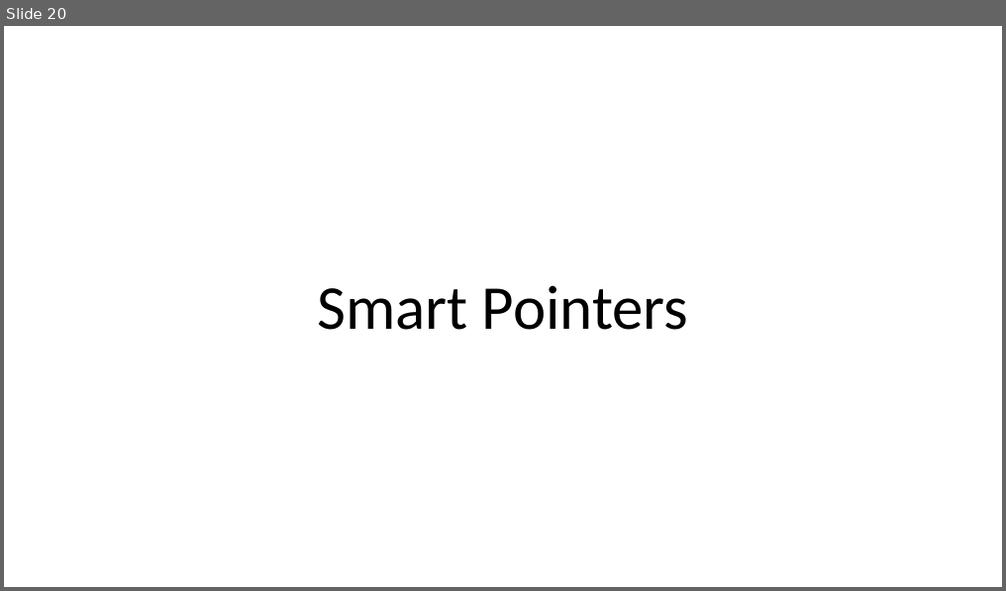
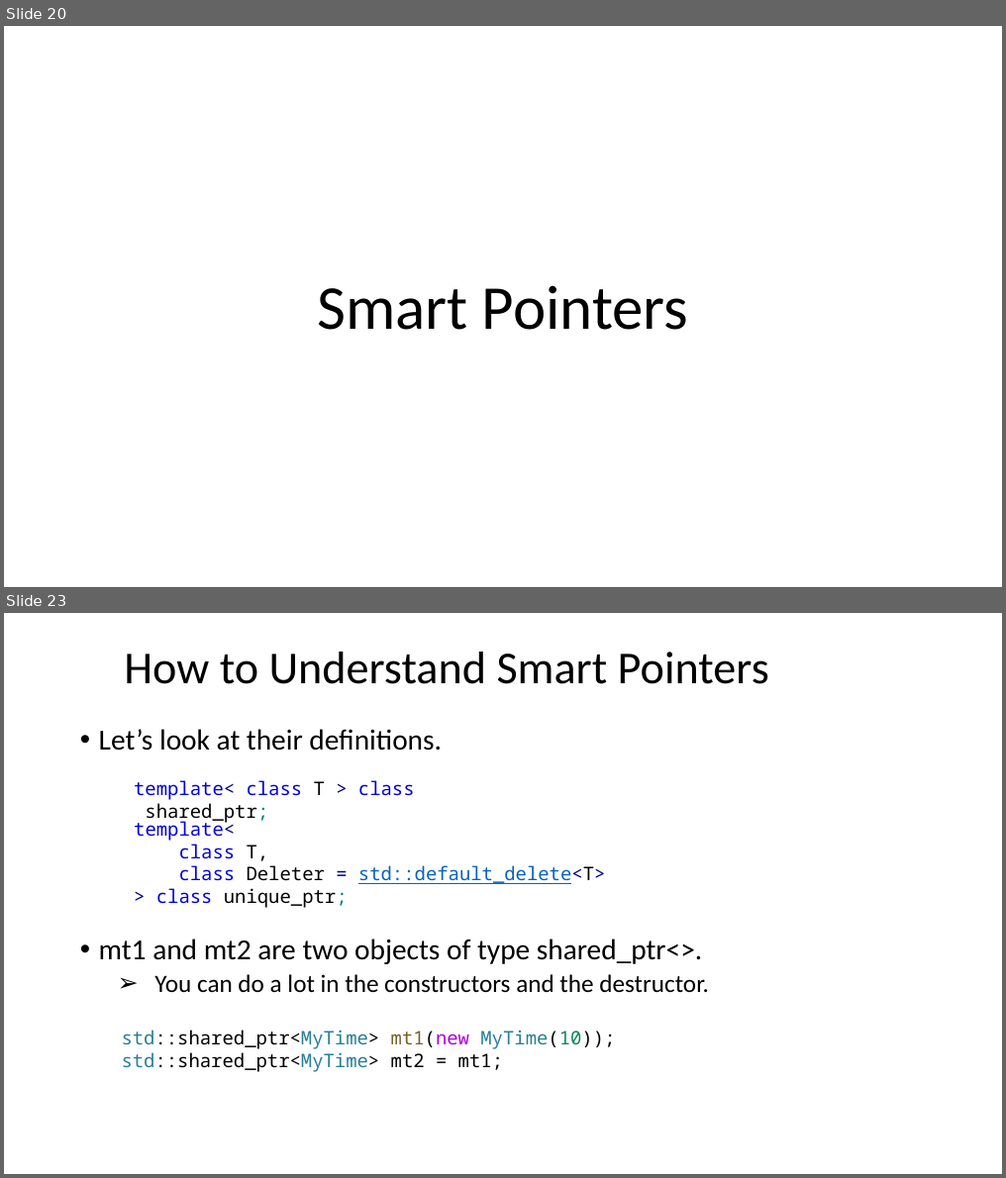
Before and after one commit to dayekuaipao/CPPLearning, a slide deck: week11/Lecture11.pptx. Shown one above the other, each under a label of ours: slide 20 before the commit, slides 20 and 23 after it; the slides between them are not shown. The pictures are 1006x591 and 1006x1178 pixels, drawn with LibreOffice and Linux fonts; fonts in the diff are those of the drawing; background and template pictures are left out. Boxes give left, top, right and bottom in pixels: in the first picture for what was removed or moved away, otherwise in the second. Text is boxed around its words. In the diff, an @@ line names an element or a change of style, - is before the commit and + after.

```diff
--- a/week11/Lecture11.pptx
+++ b/week11/Lecture11.pptx
@@ slide 23 added at (x1=4, y1=613, x2=1002, y2=1174), background #FFFFFF @@
@@ title added at (x1=124, y1=652, x2=769, y2=684), 44 pt, text #000000 @@
+How to Understand Smart Pointers
@@ text added at (x1=99, y1=729, x2=709, y2=993), 28 pt, text #000000 @@
+• Let’s look at their definitions.
+• mt1 and mt2 are two objects of type shared_ptr<>.
+  ➢ You can do a lot in the constructors and the destructor.
@@ text added at (x1=134, y1=780, x2=415, y2=824), 18 pt, text #0000DD @@
+template< class T > class shared_ptr;
@@ text added at (x1=134, y1=818, x2=605, y2=908), 18 pt, text #0000DD @@
+template<
+class T,
+class Deleter = std::default_delete<T>
+> class unique_ptr;
@@ text added at (x1=122, y1=1030, x2=615, y2=1072), 18 pt, text #000000 @@
+std::shared_ptr<MyTime> mt1(new MyTime(10));
+std::shared_ptr<MyTime> mt2 = mt1;
```
Also in this commit, not shown: 1 slide changed, 2 other slides added, 1 slide removed, 2 other files.
